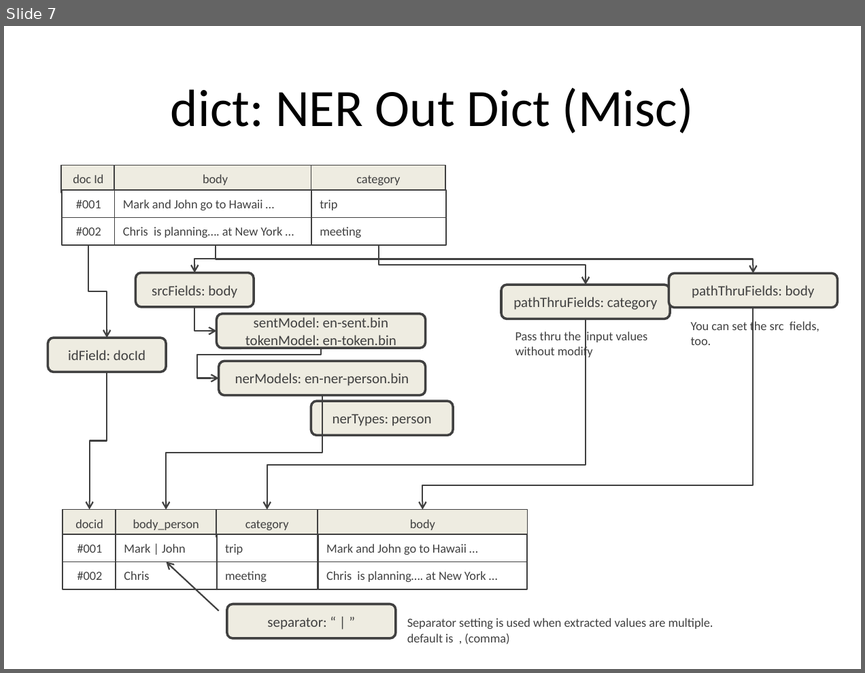
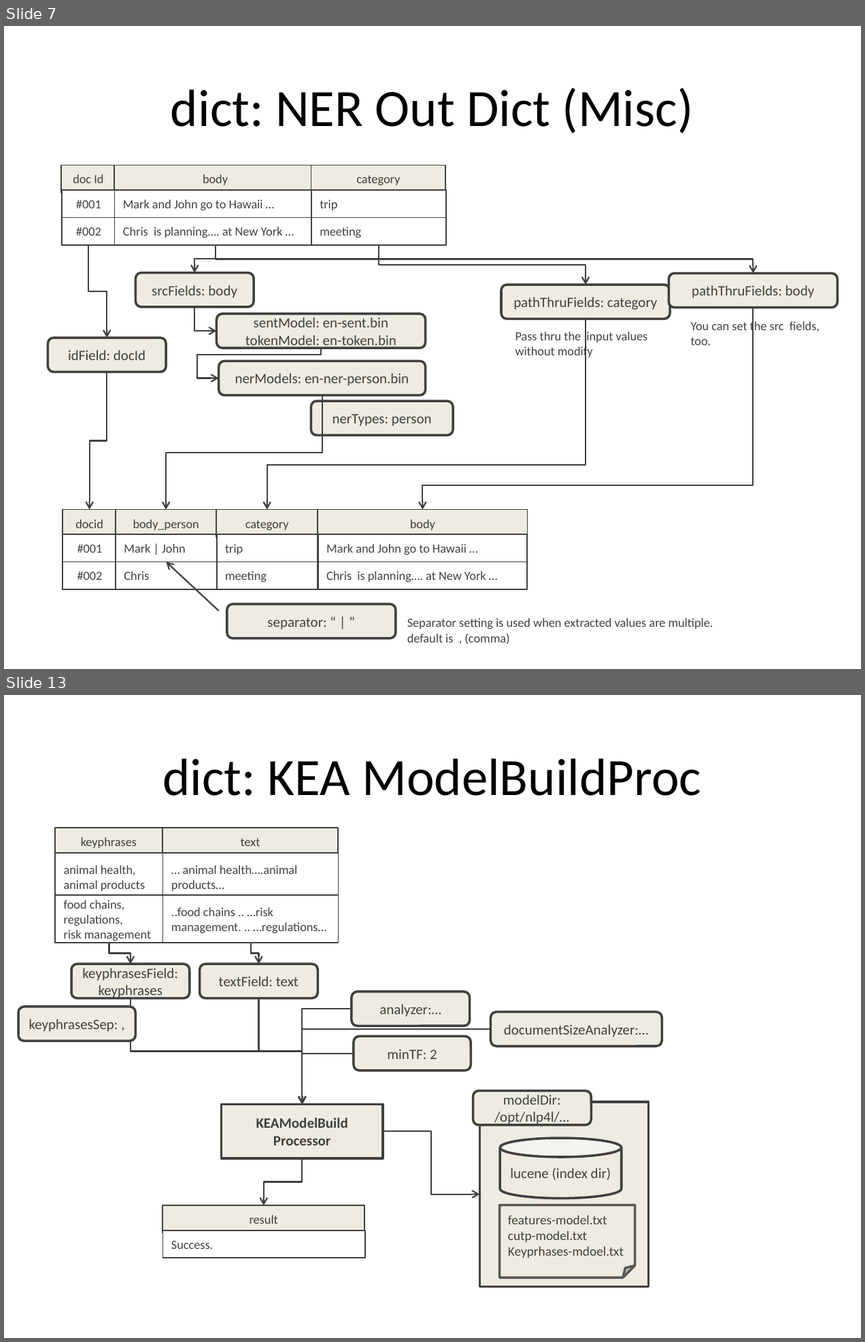
Before and after one commit to NLP4L/manuals, a slide deck: dict/images/dict_images.pptx. Shown one above the other, each under a label of ours: slide 7 before the commit, slides 7 and 13 after it; the slides between them are not shown. The pictures are 865x673 and 865x1342 pixels, drawn with LibreOffice and Linux fonts; fonts in the diff are those of the drawing. Boxes give left, top, right and bottom in pixels: in the first picture for what was removed or moved away, otherwise in the second. Text is boxed around its words. In the diff, an @@ line names an element or a change of style, - is before the commit and + after.

```diff
--- a/dict/images/dict_images.pptx
+++ b/dict/images/dict_images.pptx
@@ slide 13 added at [4,695,861,1338], background #FFFFFF @@
@@ title added at [162,758,701,796], 44 pt, text #000000 @@
+dict: KEA ModelBuildProc
@@ rectangle added at [54,828,162,855], fill #EEECE1, outline #404040 1 pt, 10.5 pt, text #404040 @@
+keyphrases
@@ rectangle added at [162,828,338,855], fill #EEECE1, outline #404040 1 pt, 10.5 pt, text #404040 @@
+text
@@ rectangle added at [56,853,163,900], fill #FFFFFF, outline #404040 1 pt, 10.5 pt, text #404040 @@
+animal health,
+animal products
@@ rectangle added at [162,853,338,900], fill #FFFFFF, outline #404040 1 pt, 10.5 pt, text #404040 @@
+… animal health….animal products…
@@ rectangle added at [56,895,163,942], fill #FFFFFF, outline #404040 1 pt, 10.5 pt, text #404040 @@
+food chains,
+regulations,
+risk management
@@ rectangle added at [162,895,338,942], fill #FFFFFF, outline #404040 1 pt, 10.5 pt, text #404040 @@
+..food chains .. …risk management. .. …regulations…
@@ elbow arrow added from (109, 943) to (130, 964), #404040 1.25 pt @@
@@ elbow arrow added from (251, 943) to (258, 964), #404040 1.25 pt @@
@@ rounded rectangle added at [72,964,190,998], fill #EEECE1, outline #404040 2 pt, 12 pt, text #404040 @@
+keyphrasesField: keyphrases
@@ rounded rectangle added at [199,964,317,998], fill #EEECE1, outline #404040 2 pt, 12 pt, text #404040 @@
+textField: text
@@ elbow arrow added from (130, 998) to (302, 1104), #404040 1.25 pt @@
@@ elbow arrow added from (258, 998) to (302, 1104), #404040 1.25 pt @@
@@ rounded rectangle added at [352,991,470,1025], fill #EEECE1, outline #404040 2 pt, 12 pt, text #404040 @@
+analyzer:…
@@ rounded rectangle added at [18,1006,136,1040], fill #EEECE1, outline #404040 2 pt, 12 pt, text #404040 @@
+keyphrasesSep: ,
@@ elbow arrow added from (352, 1008) to (302, 1104), #404040 1.25 pt @@
@@ rounded rectangle added at [491,1012,662,1047], fill #EEECE1, outline #404040 2 pt, 12 pt, text #404040 @@
+documentSizeAnalyzer:…
@@ elbow arrow added from (491, 1029) to (302, 1104), #404040 1.25 pt @@
@@ rounded rectangle added at [354,1036,471,1070], fill #EEECE1, outline #404040 2 pt, 12 pt, text #404040 @@
+minTF: 2
@@ elbow arrow added from (354, 1053) to (302, 1104), #404040 1.25 pt @@
@@ rounded rectangle added at [473,1091,591,1125], fill #EEECE1, outline #404040 2 pt, 12 pt, text #404040 @@
+modelDir: /opt/nlp4l/…
@@ rectangle added at [479,1102,649,1286], fill #EEECE1, outline #404040 2 pt @@
@@ rectangle added at [221,1104,383,1157], fill #EEECE1, outline #404040 2 pt, 12 pt, text #404040, bold @@
+KEAModelBuild
+Processor
@@ elbow arrow added from (383, 1131) to (479, 1193), #404040 1.25 pt @@
@@ cylinder added at [500,1138,621,1198], fill #EEECE1, outline #404040 2 pt, 12 pt, text #404040 @@
+lucene (index dir)
@@ elbow arrow added from (302, 1157) to (264, 1205), #404040 1.25 pt @@
@@ rectangle added at [162,1205,364,1232], fill #EEECE1, outline #404040 1 pt, 10.5 pt, text #404040 @@
+result
@@ folded corner added at [499,1205,634,1278], fill #EEECE1, outline #595959 2 pt, 11 pt, text #404040 @@
+features-model.txt
+cutp-model.txt
+Keyprhases-mdoel.txt
@@ rectangle added at [162,1231,364,1258], fill #FFFFFF, outline #404040 1 pt, 10.5 pt, text #404040 @@
+Success.
```
Also in this commit, not shown: 8 other slides added, 13 other files.
